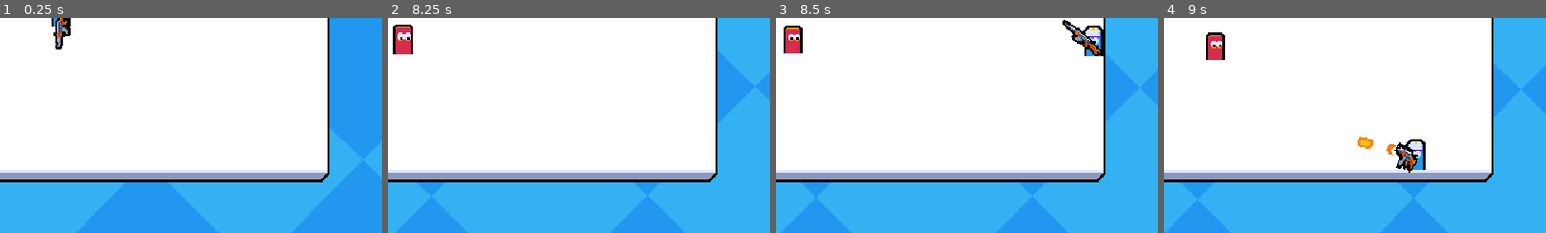
Above: before the commit, frames 1-4 (left to right).
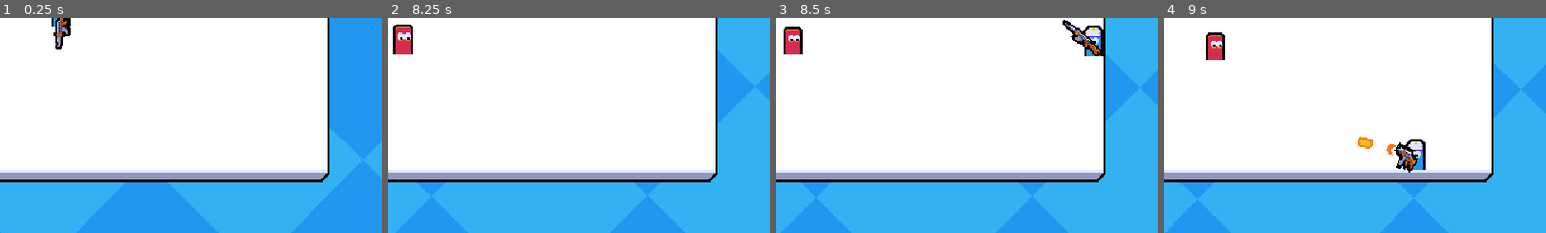
Above: after the commit, the same moments.

Repository: usergaia/top-down-shooter
Game: Godot game, scene res://main.tscn
The game is run twice, just before and just after one commit, with the same random seed, the same clock (stepped at 60 frames per second) and the same inputs. This scene is started directly instead of the project's main scene.
Inputs (mouse positions are % of the whole screen's width and height, from its top left):
- Up to frame 1 (0.25 s): no input
- Up to frame 2 (8.25 s): move the mouse to (72, 45) at 0.52 s; press the mouse at (72, 45) at 0.53 s; hold D (move_right) 0.53-1.28 s; move the mouse to (30, 55) at 1.27 s; release the mouse at (30, 55) at 1.28 s; hold S (move_down) 1.28-2.03 s; click (30, 55) at 1.35 s; move the mouse to (60, 28) at 2.02 s; press the mouse at (60, 28) at 2.03 s; hold D (move_right) 2.03-2.78 s; move the mouse to (45, 70) at 2.77 s; release the mouse at (45, 70) at 2.78 s; hold W (move_up) 2.78-3.53 s; click (45, 70) at 2.85 s; move the mouse to (80, 65) at 3.52 s; press the mouse at (80, 65) at 3.53 s; hold A (move_left) 3.53-5.03 s; move the mouse to (20, 35) at 4.27 s; release the mouse at (20, 35) at 4.28 s; click (20, 35) at 4.35 s; move the mouse to (55, 50) at 5.02 s; press the mouse at (55, 50) at 5.03 s; hold S (move_down) 5.03-5.78 s; move the mouse to (35, 25) at 5.77 s; release the mouse at (35, 25) at 5.78 s; hold D (move_right) 5.78-6.53 s; click (35, 25) at 5.85 s; move the mouse to (72, 45) at 6.52 s; press the mouse at (72, 45) at 6.53 s; hold W (move_up) 6.53-7.28 s; move the mouse to (30, 55) at 7.27 s; release the mouse at (30, 55) at 7.28 s; hold D (move_right) 7.28-8.03 s; click (30, 55) at 7.35 s; move the mouse to (60, 28) at 8.02 s; press the mouse at (60, 28) at 8.03 s; hold S (move_down) from 8.03 s (still down)
- Up to frame 3 (8.5 s): keep holding S (move_down)
- Up to frame 4 (9 s): move the mouse to (45, 70) at 8.77 s; release S (move_down) at 8.78 s; release the mouse at (45, 70) at 8.78 s; hold A (move_left) from 8.78 s (still down); click (45, 70) at 8.85 s
The pictures show only the part of the screen within x 42-92%, y 49-99%; the shares and areas given below are measured in that part.

Frames 1-2 are identical in both runs. In frame 3, 0.1% of the frame differs, in the area x 2-7%, y 3-17%; in frame 4, nothing differs.

Commit message:
refactor: Use state machine to track enemy states instead of using a bool variable

Diff:
--- a/Entities/Enemy/enemy.gd
+++ b/Entities/Enemy/enemy.gd
@@ -7,35 +7,43 @@
 @onready var visuals: Node2D = $Visuals
 
 var target_position: Vector2
-var is_spawning: bool
+var state_machine: CallableStateMachine = CallableStateMachine.new()
 
 func _ready():
+	state_machine.add_states(state_spawn, enter_state_spawn, Callable())
+	state_machine.add_states(state_normal, enter_state_normal, Callable())
+	state_machine.set_initial_state(state_spawn)
+
 	target_acquisition_timer.timeout.connect(_on_target_acquisition_timer_timeout)
-	play_spawn_animation()
 
 	if is_multiplayer_authority():
 		health_component.died.connect(_on_died)
-		acquire_target()
 
 func _process(_delta: float) -> void:
-	if is_spawning:
-		return
-
-	if is_multiplayer_authority() :
-		velocity = global_position.direction_to(target_position) * SPEED
+	state_machine.update()
+	if is_multiplayer_authority():
 		move_and_slide()
 
-	flip()
-
-func play_spawn_animation():
-	is_spawning = true
+func enter_state_spawn():
 	var tween := create_tween()
 	tween.tween_property(visuals, "scale", Vector2.ONE, 0.4)\
 		.from(Vector2.ZERO)\
 		.set_ease(Tween.EASE_OUT)\
 		.set_trans(Tween.TRANS_BACK)
 	await tween.finished
-	is_spawning = false
+	state_machine.change_state(state_normal)
+
+func state_spawn():
+	pass
+
+func enter_state_normal():
+	if is_multiplayer_authority():
+		acquire_target()
+
+func state_normal():
+	if is_multiplayer_authority():
+		velocity = global_position.direction_to(target_position) * SPEED
+	flip()
 
 func flip():
 	visuals.scale = Vector2.ONE if global_position.x < target_position.x else Vector2(-1,1)
--- /dev/null
+++ b/Scripts/callable_state_machine.gd
@@ -0,0 +1,48 @@
+class_name CallableStateMachine
+
+var state_dictionary = {}
+var current_state: String
+
+
+func add_states(
+	normal_state_callable: Callable,
+	enter_state_callable: Callable,
+	leave_state_callable: Callable
+):
+	state_dictionary[normal_state_callable.get_method()] = {
+		"normal": normal_state_callable,
+		"enter": enter_state_callable,
+		"leave": leave_state_callable
+	}
+
+func set_initial_state(state_callable: Callable):
+	var state_name = state_callable.get_method()
+	if state_dictionary.has(state_name):
+		_set_state(state_name)
+	else:
+		push_warning("No state with name " + state_name)
+
+
+func update():
+	if current_state != null:
+		(state_dictionary[current_state].normal as Callable).call()
+
+
+func change_state(state_callable: Callable):
+	var state_name = state_callable.get_method()
+	if state_dictionary.has(state_name):
+		_set_state.call_deferred(state_name)
+	else:
+		push_warning("No state with name " + state_name)
+
+
+func _set_state(state_name: String):
+	if current_state:
+		var leave_callable = state_dictionary[current_state].leave as Callable
+		if !leave_callable.is_null():
+			leave_callable.call()
+
+	current_state = state_name
+	var enter_callable = state_dictionary[current_state].enter as Callable
+	if !enter_callable.is_null():
+		enter_callable.call()
Not shown, added: Scripts/callable_state_machine.gd.uid
